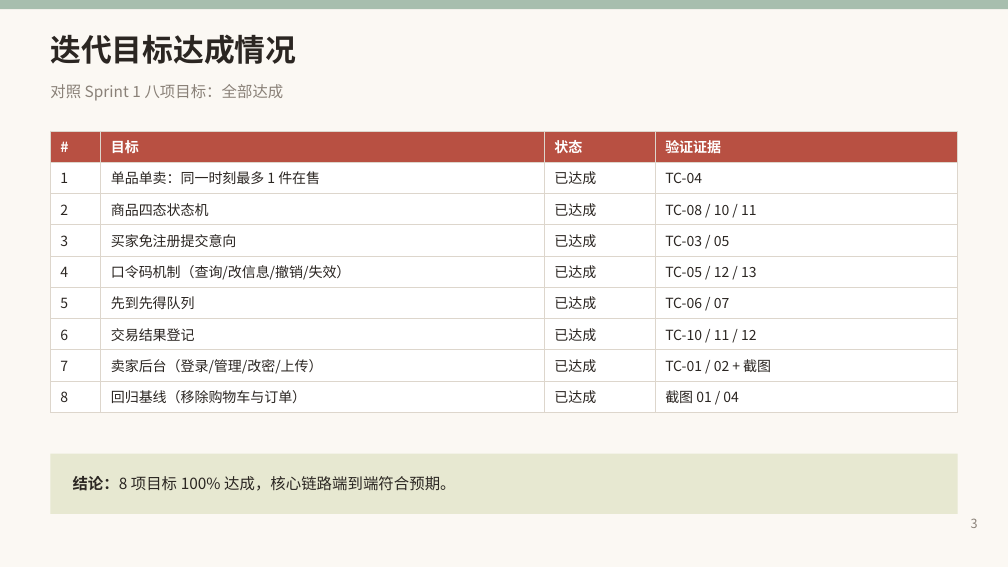
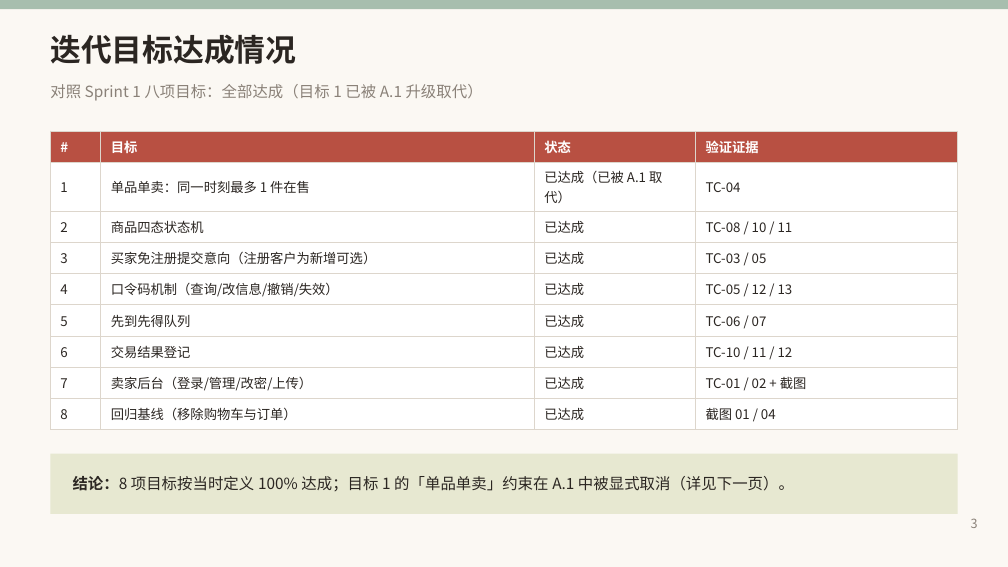
Before and after one commit to kaskk345/pingxixi-online-shoppingplatform, a slide deck: slide 3 of docs/media/第二周_第二次评审_讲述版.pptx. Drawn at 1008x567 pixels with LibreOffice and Linux fonts; fonts in the diff are those of the drawing. Boxes give left, top, right and bottom in pixels: in the first picture for what was removed or moved away, otherwise in the second. Text is boxed around its words. In the diff, an @@ line names an element or a change of style, - is before the commit and + after.

```diff
--- a/docs/media/第二周_第二次评审_讲述版.pptx
+++ b/docs/media/第二周_第二次评审_讲述版.pptx
@@ text at (50,84,483,101): text changed @@
-对照 Sprint 1 八项目标：全部达成
+对照 Sprint 1 八项目标：全部达成（目标 1 已被 A.1 升级取代）
@@ table at (50,131,958,424) @@
-row 2, column 3: 已达成
+row 2, column 3: 已达成（已被 A.1 取代）
-row 4, column 2: 买家免注册提交意向
+row 4, column 2: 买家免注册提交意向（注册客户为新增可选）
@@ size 10 to 9.5 pt in "#", "目标", "状态", "验证证据" and 30 more places @@
@@ text at (73,476,794,491): text changed @@
-结论：8 项目标 100% 达成，核心链路端到端符合预期。
+结论：8 项目标按当时定义 100% 达成；目标 1 的「单品单卖」约束在 A.1 中被显式取消（详见下一页）。
```
Also in this commit, not shown: 8 other slides changed, 4 slides added, 2 slides removed, 16 other files.
